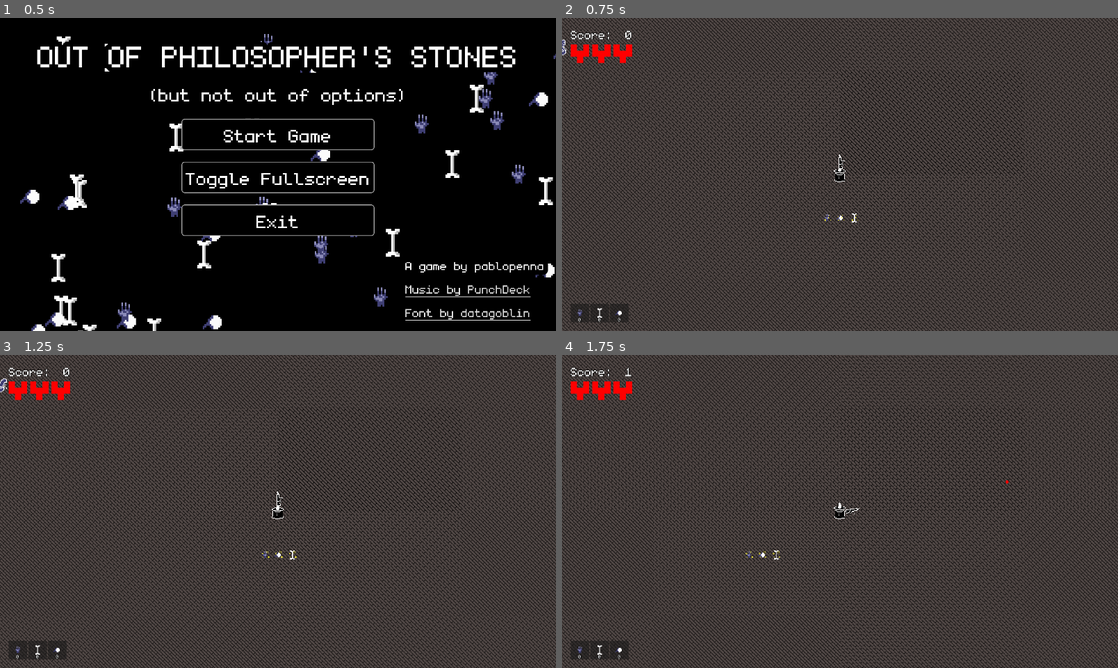
Above: before the commit, frames 1-4 (two rows, left to right).
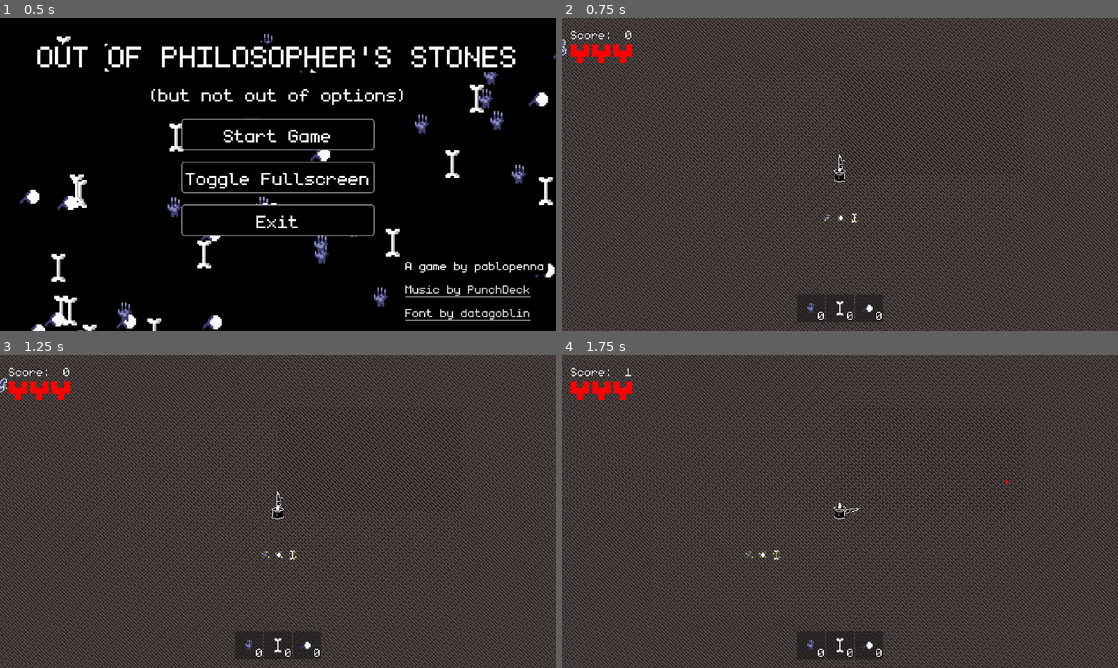
Above: after the commit, the same moments.

Repository: pablopenna/out-of-philosophers-stones
Game: Godot game, scene res://scenes/levels/main_menu/main_menu.tscn
The game is run twice, just before and just after one commit, with the same random seed, the same clock (stepped at 60 frames per second) and the same inputs.
Inputs (mouse positions are in pixels of both pictures, inside the frame that each line leads up to):
- Up to frame 1 (0.5 s): no input
- Up to frame 2 (0.75 s): click "Start Game" at 0.5 s
- Up to frame 3 (1.25 s): no input
- Up to frame 4 (1.75 s): move the mouse to (962, 495) at 1.27 s; hold D (move_right) from 1.28 s (still down); click (962, 495) at 1.35 s

Frame 1 is identical in both runs. In frame 2, 1.3% of the frame differs, in the area x 1-58%, y 88-98%; in frame 3, 1.3%; in frame 4, 1.3%.

Commit message:
Tweak UI - center background and increase size of ingredients UI

Diff:
--- a/scenes/levels/main.tscn
+++ b/scenes/levels/main.tscn
@@ -34,15 +34,10 @@
 
 [node name="Background" type="ColorRect" parent="Camera2D"]
 z_index = -1
-anchors_preset = 15
-anchor_right = 1.0
-anchor_bottom = 1.0
-offset_left = -500.0
-offset_top = -300.0
-offset_right = 1500.0
-offset_bottom = 1700.0
-grow_horizontal = 2
-grow_vertical = 2
+offset_left = -2000.0
+offset_top = -2000.0
+offset_right = 2000.0
+offset_bottom = 2000.0
 color = Color(0, 0, 0, 1)
 
 [node name="Floor" type="Sprite2D" parent="."]
--- a/scenes/ui/ingredients/ingredient_label_settings.tres
+++ b/scenes/ui/ingredients/ingredient_label_settings.tres
@@ -4,6 +4,6 @@
 
 [resource]
 font = ExtResource("1_seaku")
-font_size = 24
+font_size = 64
 outline_size = 6
 outline_color = Color(0, 0, 0, 1)
--- a/scenes/ui/ui.tscn
+++ b/scenes/ui/ui.tscn
@@ -69,23 +69,26 @@
 
 [node name="Bottom" type="VBoxContainer" parent="Control/MarginContainer"]
 layout_mode = 2
+size_flags_vertical = 8
 theme_override_constants/separation = 10
 alignment = 2
 
 [node name="Ingredients" type="HBoxContainer" parent="Control/MarginContainer/Bottom"]
 layout_mode = 2
+alignment = 1
 
 [node name="HandPanelContainer" type="PanelContainer" parent="Control/MarginContainer/Bottom/Ingredients"]
+custom_minimum_size = Vector2(96, 96)
 layout_mode = 2
 
 [node name="Hand" type="TextureRect" parent="Control/MarginContainer/Bottom/Ingredients/HandPanelContainer"]
-custom_minimum_size = Vector2(64, 64)
 layout_mode = 2
 texture = ExtResource("5_o3res")
 
 [node name="Label" type="Label" parent="Control/MarginContainer/Bottom/Ingredients/HandPanelContainer"]
-custom_minimum_size = Vector2(64, 64)
 layout_mode = 2
+size_flags_horizontal = 8
+size_flags_vertical = 8
 text = "0"
 label_settings = ExtResource("8_7h6is")
 horizontal_alignment = 1
@@ -93,16 +96,17 @@
 script = ExtResource("7_r7s86")
 
 [node name="BonePanelContainer2" type="PanelContainer" parent="Control/MarginContainer/Bottom/Ingredients"]
+custom_minimum_size = Vector2(96, 96)
 layout_mode = 2
 
 [node name="Bone" type="TextureRect" parent="Control/MarginContainer/Bottom/Ingredients/BonePanelContainer2"]
-custom_minimum_size = Vector2(64, 64)
 layout_mode = 2
 texture = ExtResource("6_x455k")
 
 [node name="Label" type="Label" parent="Control/MarginContainer/Bottom/Ingredients/BonePanelContainer2"]
-custom_minimum_size = Vector2(64, 64)
 layout_mode = 2
+size_flags_horizontal = 8
+size_flags_vertical = 8
 text = "0"
 label_settings = ExtResource("8_7h6is")
 horizontal_alignment = 1
@@ -111,16 +115,17 @@
 tracked_ingredient_type = 2
 
 [node name="EyePanelContainer3" type="PanelContainer" parent="Control/MarginContainer/Bottom/Ingredients"]
+custom_minimum_size = Vector2(96, 96)
 layout_mode = 2
 
 [node name="Eye" type="TextureRect" parent="Control/MarginContainer/Bottom/Ingredients/EyePanelContainer3"]
-custom_minimum_size = Vector2(64, 64)
 layout_mode = 2
 texture = ExtResource("7_eserb")
 
 [node name="Label" type="Label" parent="Control/MarginContainer/Bottom/Ingredients/EyePanelContainer3"]
-custom_minimum_size = Vector2(64, 64)
 layout_mode = 2
+size_flags_horizontal = 8
+size_flags_vertical = 8
 text = "0"
 label_settings = ExtResource("8_7h6is")
 horizontal_alignment = 1
